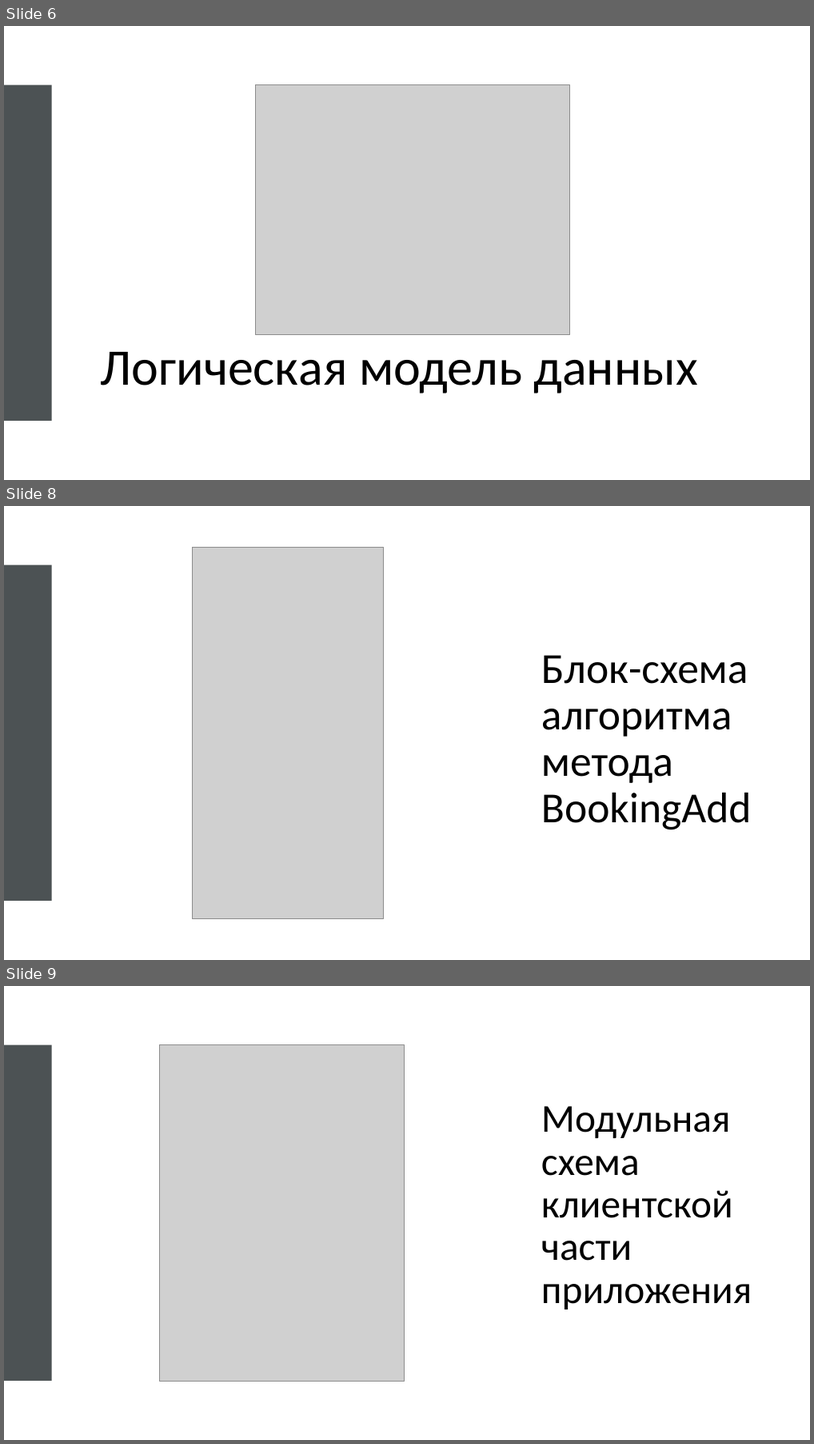
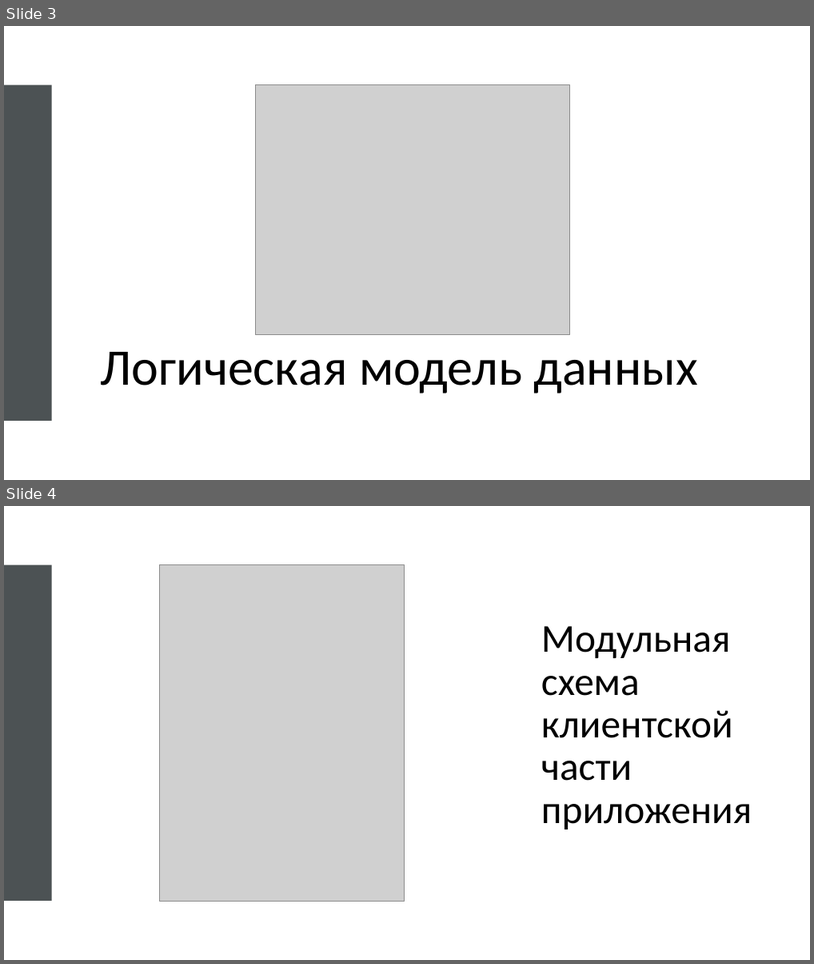
Before and after one commit to CreeptonIsReal/BookingRepCourseProject, a slide deck: Материалы/Prezentatsia_k_kursovomu_proektu (1).pptx. Shown one above the other, each under a label of ours: slides 6, 8 and 9 before the commit, slides 3 and 4 after it; the slides between them are not shown. The pictures are 814x1444 and 814x964 pixels, drawn with LibreOffice and Linux fonts; fonts in the diff are those of the drawing; grey boxes stand for pictures. Boxes give left, top, right and bottom in pixels: in the first picture for what was removed or moved away, otherwise in the second. Text is boxed around its words. In the diff, an @@ line names an element or a change of style, - is before the commit and + after.

```diff
--- a/Материалы/Prezentatsia_k_kursovomu_proektu (1).pptx
+++ b/Материалы/Prezentatsia_k_kursovomu_proektu (1).pptx
@@ slide 8 removed at box(4, 506, 810, 960), background #FFFFFF @@
@@ picture removed at box(192, 547, 383, 919) @@
@@ rectangle removed at box(4, 564, 52, 900) @@
@@ title removed at box(542, 655, 752, 830) @@
-Блок-схема алгоритма метода BookingAdd
@@ what was slide 6 is now slide 3 @@
@@ what was slide 9 is now slide 4 @@
```
Also in this commit, not shown: 1 slide changed, 10 other slides removed, 1 other file.
